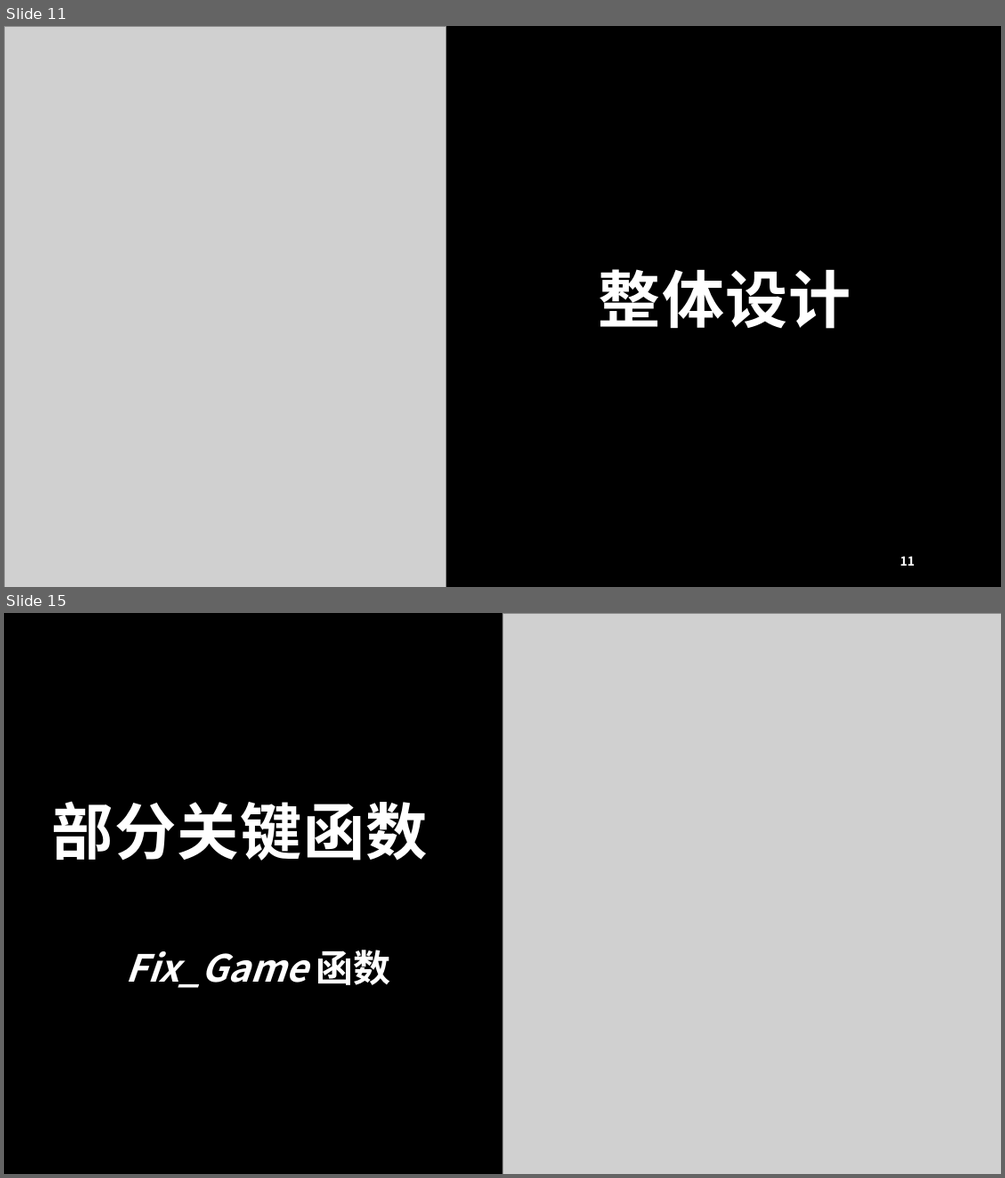
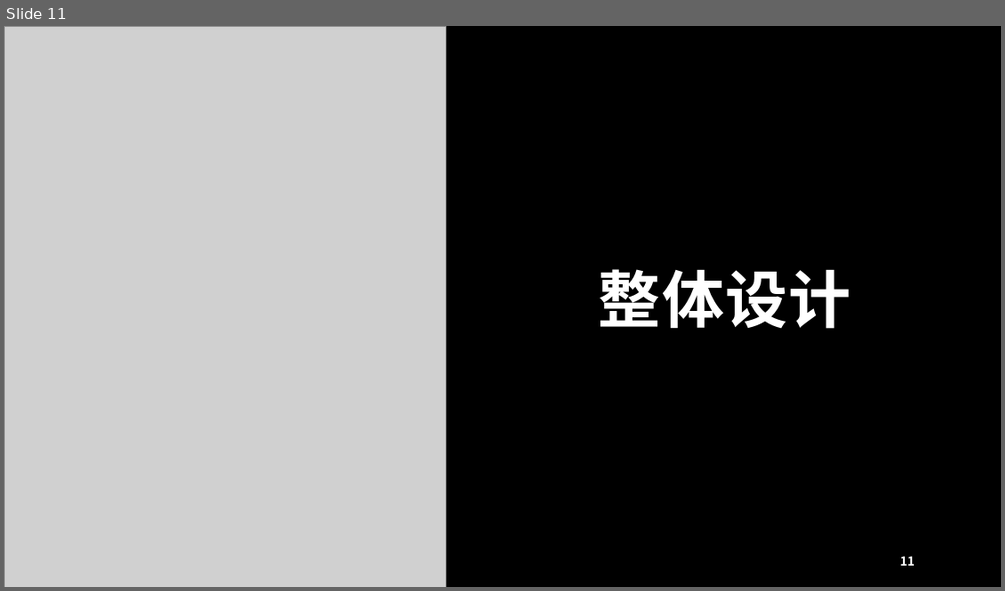
Before and after one commit to thenobody996/C-Project, a slide deck: 项目文档/PBLF项目.pptx. Shown one above the other, each under a label of ours: slides 11 and 15 before the commit, slide 11 after it; the slides between them are not shown. The pictures are 1005x1178 and 1005x591 pixels, drawn with LibreOffice and Linux fonts; fonts in the diff are those of the drawing; grey boxes stand for pictures. Boxes give left, top, right and bottom in pixels: in the first picture for what was removed or moved away, otherwise in the second. Text is boxed around its words. In the diff, an @@ line names an element or a change of style, - is before the commit and + after.

```diff
--- a/项目文档/PBLF项目.pptx
+++ b/项目文档/PBLF项目.pptx
@@ slide 15 removed at (4, 613, 1001, 1174), background #FFFFFF @@
@@ rectangle removed at (4, 613, 502, 1174) @@
@@ picture removed at (502, 613, 1001, 1174) @@
@@ title removed at (52, 801, 428, 860) @@
-部分关键函数
@@ text removed at (126, 949, 391, 988) @@
-Fix_Game 函数
```
Also in this commit, not shown: 10 slides changed, 8 slides added, 12 other slides removed.
